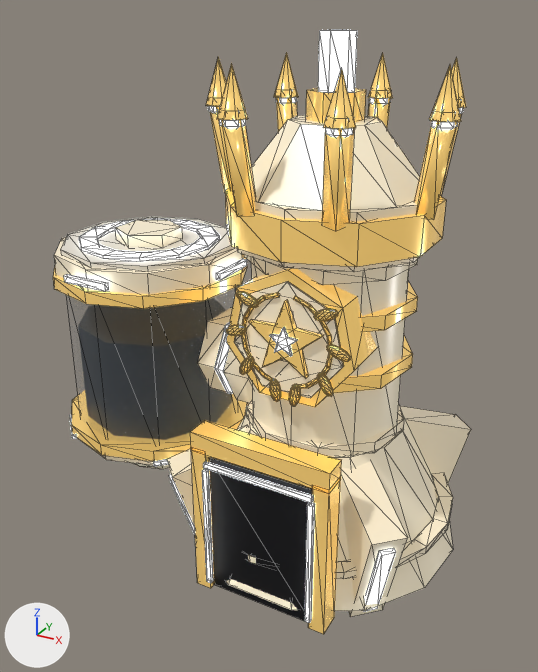
An edit to the glTF model assets/kit/skins/Vat_Graduate_T1.glb, drawn before and after from the same camera.
Rendered twice from a 50 mm lens placed at (2.77, -6.26, 5.36), pointed at (-0.62, -0.09, 2.27). The lights are fixed; the arrows at lower left show +X, +Y and +Z. The picture after the commit comes second. Mesh edges are drawn as thin lines. Vertices at exactly the same position are counted once.

Before the edit, the objects in view are built like this:
```python
me_vat_graduate_t1 = bpy.data.meshes.new('Vat_Graduate_T1')
me_vat_graduate_t1.from_pydata(...)  # 1593 vertices, 2806 faces; spans x -3.22..1.44, y -1.47..1.45, z -0.03..5.19
# faces by material slot: [36, 468, 1490, 568, 12, 36, 32, 164]
me_vat_graduate_t1.materials.append(mat_os_grad_pearl)  # white #ede7da
me_vat_graduate_t1.materials.append(mat_os_grad_ivory)  # beige #f3e7cb
me_vat_graduate_t1.materials.append(mat_os_grad_brass)  # beige #ffda86, glowing brown #a08041
me_vat_graduate_t1.materials.append(mat_os_light_001)  # white #d4dde5, glowing white #edf6ff
me_vat_graduate_t1.materials.append(mat_os_recess_001)  # black #1d1d1f
me_vat_graduate_t1.materials.append(mat_os_glass_001)  # grey #818e99
me_vat_graduate_t1.materials.append(mat_os_ooze_neutral_001)  # dark grey #35383c
me_vat_graduate_t1.materials.append(mat_os_grad_ivory_shell)  # pale yellow #f6ebd0
ob_vat_graduate_t1 = bpy.data.objects.new('Vat_Graduate_T1', me_vat_graduate_t1)
ob_vat_graduate_t1.location = (0.0, 0.0, 0.0)
```
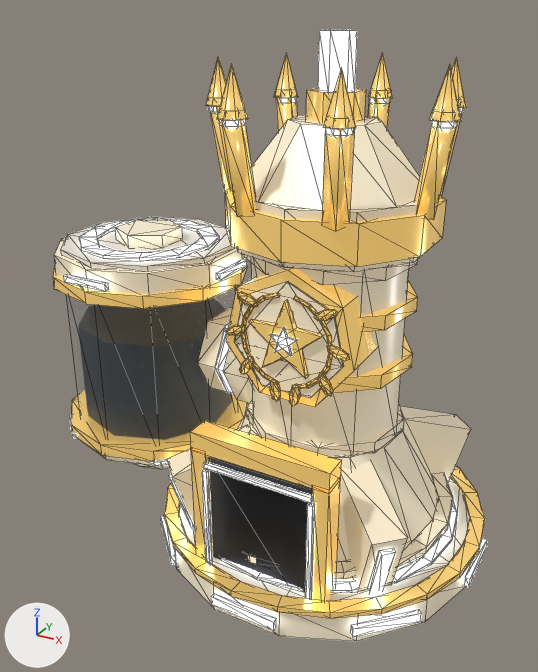
Changed parts and their boxes [x1, y1, x2, y2] in the pictures (538 x 672 px):
'Vat_Graduate_T1', reshaped: before [53, 30, 471, 634]; after [53, 30, 487, 642]
part 1 of me_vat_graduate_t1, added (mostly hidden): after [179, 477, 470, 601]
part 2 of me_vat_graduate_t1, added: after [174, 495, 473, 642]
part 3 of me_vat_graduate_t1, added: after [464, 539, 487, 587]
part 4 of me_vat_graduate_t1, added: after [211, 593, 276, 631]
part 5 of me_vat_graduate_t1, cut back: [225, 291, 350, 406] in both
part 6 of me_vat_graduate_t1, added: after [161, 466, 485, 637]

The change, as a diff of the scene's bpy script:
```diff
--- a/assets/kit/skins/Vat_Graduate_T1.glb.py
+++ b/assets/kit/skins/Vat_Graduate_T1.glb.py
@@ me_vat_graduate_t1 @@
 # used by ob_vat_graduate_t1; location = (0.0, 0.0, 0.0)
-me_vat_graduate_t1.from_pydata(...)  # 1593 vertices, 2806 faces; spans x -3.22..1.44, y -1.47..1.45, z -0.03..5.19
+me_vat_graduate_t1.from_pydata(...)  # 1663 vertices, 2853 faces; spans x -3.22..1.74, y -1.74..1.74, z -0.03..5.19
+# me_vat_graduate_t1 part 1: a new loose piece, a 14-sided cylinder along z spanning x -1.56..1.56, y -1.6..1.6, z 0.38..0.41, in mat_os_grad_pearl (white #ede7da)
+# me_vat_graduate_t1 part 2: a new loose piece, a 15-sided cylinder along z spanning x -1.69..1.69, y -1.66..1.7, z 0.06..0.4, in mat_os_grad_ivory (beige #f3e7cb)
+# me_vat_graduate_t1 part 3: a new loose piece, a box spanning x 1.69..1.74, y -0.334..0.334, z 0.19..0.29, in mat_os_light_001 (white #d4dde5, glowing white #edf6ff)
+# me_vat_graduate_t1 part 4: a new loose piece, a box spanning x -0.334..0.334, y -1.74..-1.69, z 0.19..0.29, in mat_os_light_001 (white #d4dde5, glowing white #edf6ff)
+# me_vat_graduate_t1 part 5: 384 vertices removed from x -0.62..0.62, y -0.95..-0.89, z 2.05..3.06; 128 vertices added at x -0.6..0.6, y -0.95..-0.89, z 2.07..3.06
+# me_vat_graduate_t1 part 6: 228 vertices added at x -1.71..1.73, y -1.73..1.73, z 0.19..0.44
+# other edits to the shape of me_vat_graduate_t1 do not show in these pictures
 me_vat_graduate_t1.materials.append(mat_os_grad_pearl)
```
